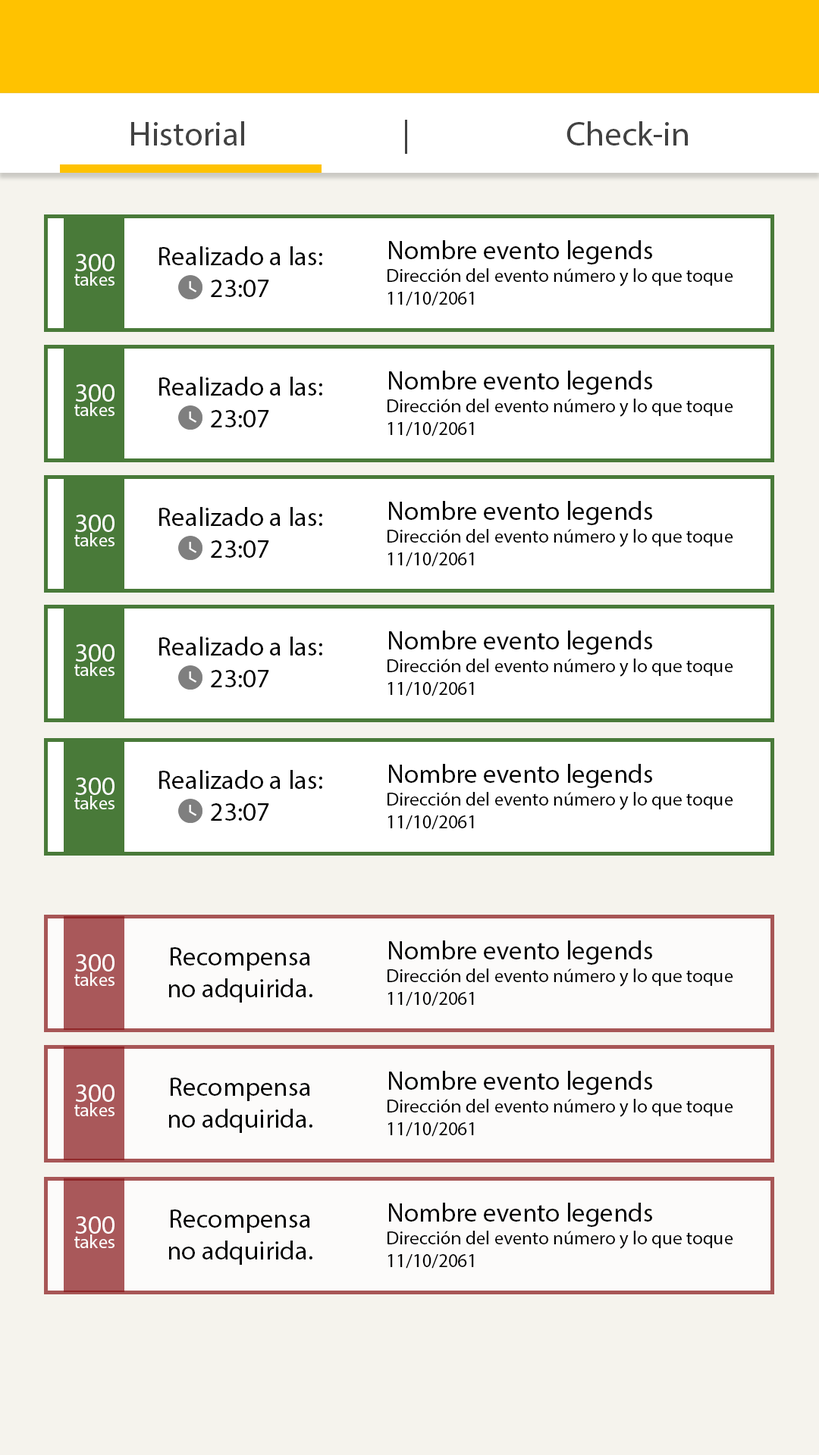
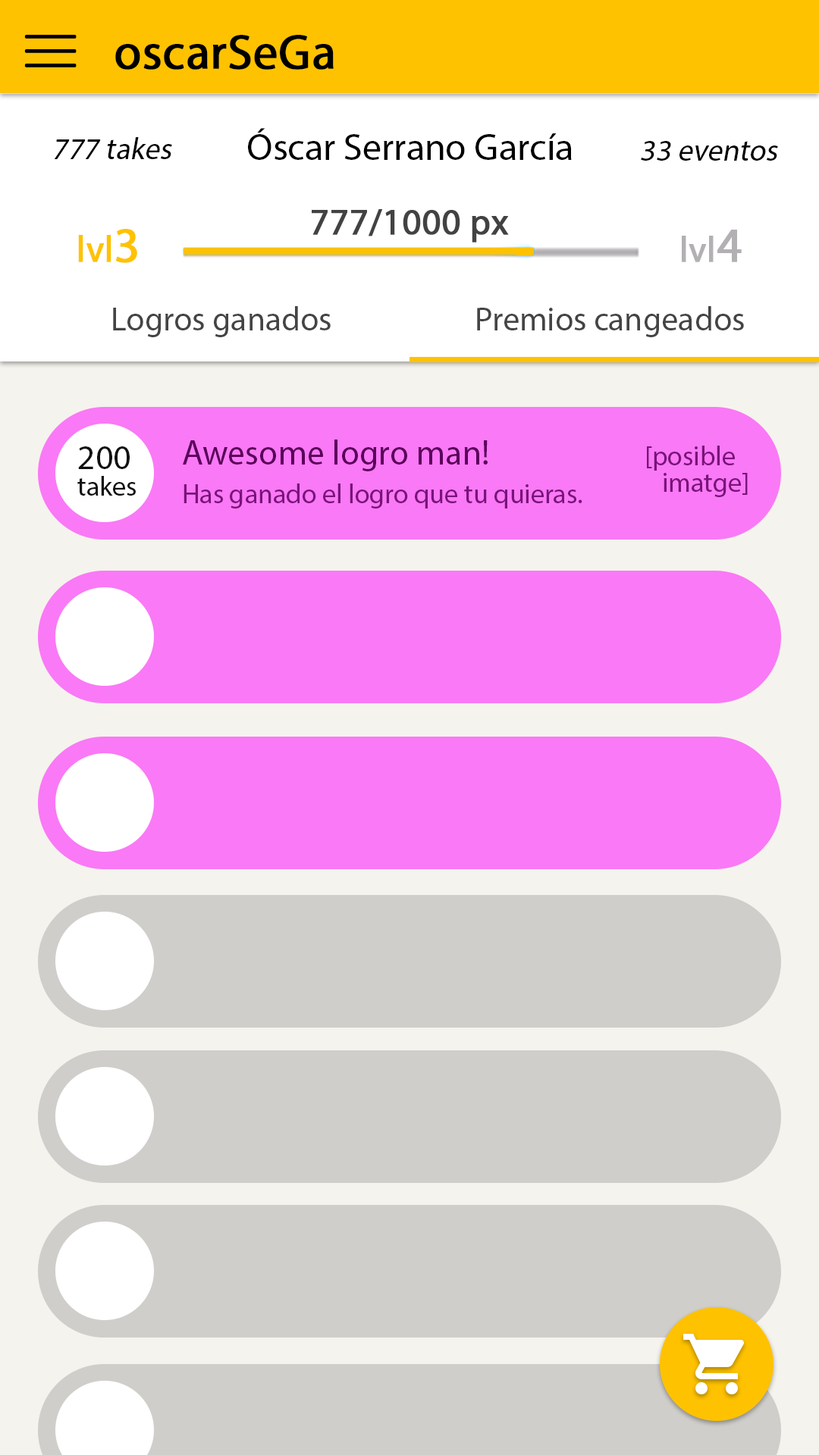
Layer changes from the first (819, 1455) image to the second:
renamed "Fondo" to "Capa 6", moved it above "Capa 4", painted on it over [0,34,819,1455]
showed "Capa 5", moved it above "ic_shopping_cart_white_48dp", painted on it over [0,58,819,478]
renamed "Rectángulo redondeado 3" to "ic_shopping_cart_white_48dp", moved it out of group "Grupo 1 copia 4", painted on it, unmasked it over [63,606,744,1395]
renamed "Nombre evento legends Dirección del evento número y lo que toqu" to "Elipse 2", moved it out of group "Grupo 1 copia 4", painted on it, masked it over [387,630,774,1422]
renamed "300 takes" to "[posible imatge]", moved it into group "Grupo 1", painted on it over [74,445,748,677]
renamed "Rectángulo redondeado 2" to "200 takes", moved it into group "Grupo 1", painted on it, unmasked it over [45,446,773,721]
renamed "Rectángulo redondeado 3" to "Rectángulo redondeado 1 copia 5", opacity 100% → 50%, moved it into group "Grupo 1", painted on it over [37,476,781,1338]
renamed "Nombre evento legends Dirección del evento número y lo que toqu" to "Elipse 1 copia 4", moved it into group "Grupo 1", painted on it, masked it over [55,501,733,1166]
renamed "ic_watch_later_black_48dp" to "Rectángulo redondeado 1 copia 4", moved it into group "Grupo 1", painted on it, masked it over [37,535,781,1184]
renamed "Rectángulo redondeado 2" to "Rectángulo redondeado 1 copia 3", opacity 100% → 50%, moved it into group "Grupo 1", painted on it over [37,476,781,1028]
renamed "Rectángulo redondeado 3" to "Rectángulo redondeado 1 copia", opacity 100% → 50%, moved it into group "Grupo 1", painted on it over [37,346,781,704]
renamed "Rectángulo redondeado 2" to "STU", hid it, moved it out of group "Grupo 1 copia 2", painted on it, unmasked it over [45,346,773,762]
moved "Capa 2" out of group "toolbar", painted on it over [0,34,819,1455]
…and 64 more changes (10 added, 6 mask, 1 opacity, 14 painted, 40 removed, 12 renamed, 13 stack, 1 visibility)
